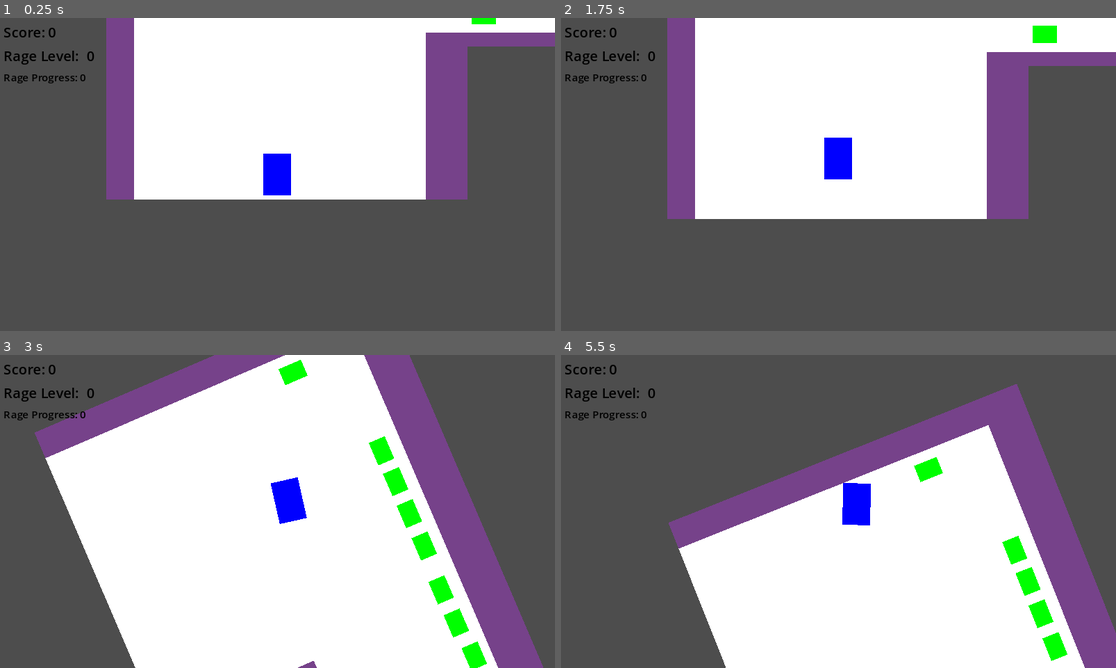
Above: before the commit, frames 1-4 (two rows, left to right).
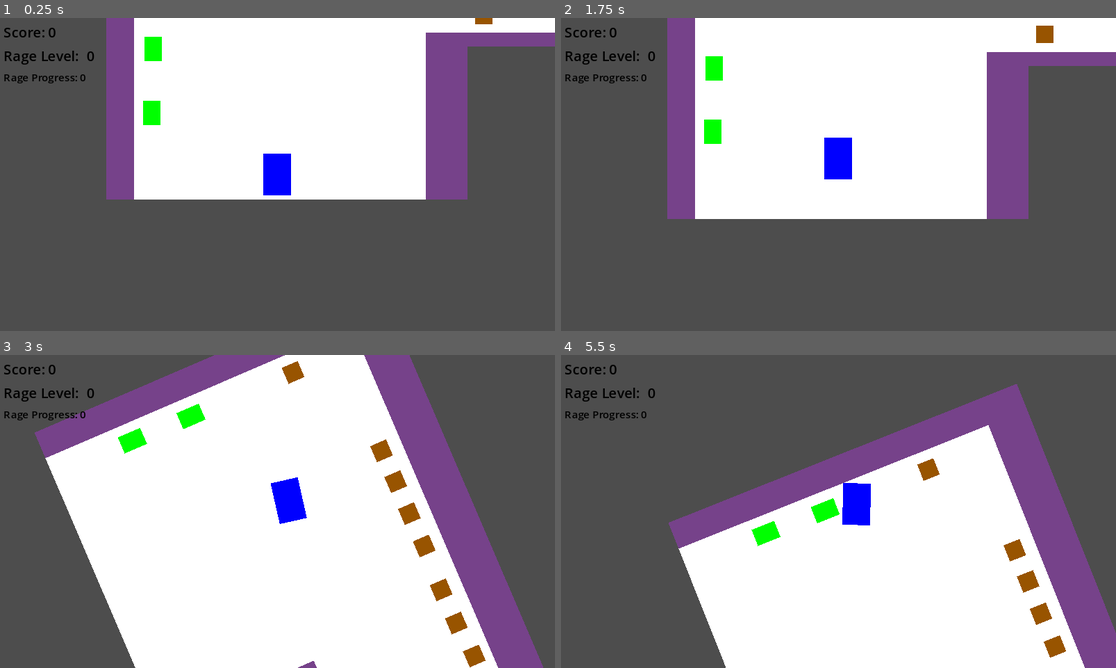
Above: after the commit, the same moments.

Repository: lukeledvina/UnleashTheBeast
Game: Godot game, scene res://Game/game.tscn
Two runs of this game, one before a commit and one after it. Both use one fixed random seed, a clock stepped at 60 frames per second and the inputs below.
Inputs:
- Up to frame 1 (0.25 s): no input
- Up to frame 2 (1.75 s): tap Enter at 0.5 s; hold Space (drift) 0.53-1.28 s; hold W (up) from 0.53 s (still down); tap Space (drift) at 1.35 s
- Up to frame 3 (3 s): release W (up) at 2.03 s; hold Space (drift) 2.03-2.78 s; hold A (left) from 2.03 s (still down); tap Space (drift) at 2.85 s
- Up to frame 4 (5.5 s): release A (left) at 3.53 s; hold S (down) 3.53-4.28 s; hold Space (drift) 3.53-4.28 s; hold D (right) 4.28-5.03 s; tap Space (drift) at 4.35 s; hold W (up) from 5.03 s (still down); hold Space (drift) from 5.03 s (still down)

The runs differ from the first frame. In frame 1, 0.6% of the frame differs, in the area x 25-90%, y 0-35%; in frame 2, 0.7%; in frame 3, 2.4%, in the area x 21-88%, y 1-100%; in frame 4, 1.7%.

Commit message:
Add combo levels to breakables

Diff:
--- a/Breakable/breakable.gd
+++ b/Breakable/breakable.gd
@@ -1,10 +1,13 @@
 extends Area2D
 
-var score_value: int = 100
+@export var score_value: int = 100
+@export var combo_value: int = 100
+@export var combo_threshold: int = 0
 
-signal broken(score_value)
+signal broken(score_value, combo_value)
 
 
 func _on_body_entered(body):
-	broken.emit(score_value)
-	self.queue_free()
+	if body.combo_level >= combo_threshold:
+		broken.emit(score_value, combo_value)
+		self.queue_free()
--- /dev/null
+++ b/Breakable/pot.tscn
@@ -0,0 +1,16 @@
+[gd_scene load_steps=4 format=3 uid="uid://cc4rd2irruhmg"]
+
+[ext_resource type="PackedScene" uid="uid://sh5ba58iyroq" path="res://Breakable/breakable.tscn" id="1_fyjme"]
+[ext_resource type="Texture2D" uid="uid://dnpc2nxse3api" path="res://white_square.png" id="2_1hejw"]
+
+[sub_resource type="RectangleShape2D" id="RectangleShape2D_vup5n"]
+
+[node name="Pot" instance=ExtResource("1_fyjme")]
+
+[node name="Sprite2D" parent="." index="1"]
+modulate = Color(0.595343, 0.32759, 2.88785e-07, 1)
+scale = Vector2(1.25, 1.25)
+texture = ExtResource("2_1hejw")
+
+[node name="CollisionShape2D" parent="." index="2"]
+shape = SubResource("RectangleShape2D_vup5n")
--- a/Breakable/stall.tscn
+++ b/Breakable/stall.tscn
@@ -1,12 +1,15 @@
-[gd_scene load_steps=4 format=3 uid="uid://cc4rd2irruhmg"]
+[gd_scene load_steps=4 format=3 uid="uid://y11icjm7dheg"]
 
 [ext_resource type="PackedScene" uid="uid://sh5ba58iyroq" path="res://Breakable/breakable.tscn" id="1_fyjme"]
 [ext_resource type="Texture2D" uid="uid://dnpc2nxse3api" path="res://white_square.png" id="2_1hejw"]
 
-[sub_resource type="RectangleShape2D" id="RectangleShape2D_vup5n"]
+[sub_resource type="RectangleShape2D" id="RectangleShape2D_i4ksn"]
 size = Vector2(20, 28)
 
 [node name="Stall" instance=ExtResource("1_fyjme")]
+score_value = 500
+combo_value = 200
+combo_threshold = 1
 
 [node name="Sprite2D" parent="." index="1"]
 modulate = Color(0, 1, 0, 1)
--- a/Game/combo_manager.gd
+++ b/Game/combo_manager.gd
@@ -12,8 +12,8 @@
 
 var combo_timeout: bool = false
 
-func increase_combo(score: int) -> void:
-	combo_progress += score
+func increase_combo(combo_value: int) -> void:
+	combo_progress += combo_value
 	if combo_progress >= combo_breakpoint:
 		combo_level = min(combo_level + 1, max_combo_level)
 		combo_progress = 0
--- a/Game/game.gd
+++ b/Game/game.gd
@@ -13,13 +13,16 @@
 		breakable.connect("broken", _on_breakable_broken)
 	combo_manager.connect("combo_timeout_signal", _on_combo_timeout)
 
-func _on_breakable_broken(score):
-	score_manager.increase_score(score)
-	combo_manager.increase_combo(score)
+func _process(_delta):
+	player.combo_level = combo_manager.combo_level
+
+func _on_breakable_broken(score_value, combo_value):
+	score_manager.increase_score(score_value)
+	combo_manager.increase_combo(combo_value)
 	ui.update_score_label(score_manager.total_score)
 	ui.update_combo_labels(combo_manager.combo_progress, combo_manager.combo_level)
-	player.change_speed(combo_manager.combo_level)
+	player.change_speed()
 
 func _on_combo_timeout():
 	ui.update_combo_labels(combo_manager.combo_progress, combo_manager.combo_level)
-	player.change_speed(combo_manager.combo_level)
+	player.change_speed()
--- a/Game/game.tscn
+++ b/Game/game.tscn
@@ -1,13 +1,14 @@
-[gd_scene load_steps=11 format=4 uid="uid://un11lho26yb0"]
+[gd_scene load_steps=12 format=4 uid="uid://un11lho26yb0"]
 
 [ext_resource type="Script" path="res://Game/game.gd" id="1_q2x0k"]
 [ext_resource type="PackedScene" uid="uid://bdspyp38526mk" path="res://Player/player.tscn" id="1_usffs"]
-[ext_resource type="PackedScene" uid="uid://cc4rd2irruhmg" path="res://Breakable/stall.tscn" id="2_b8qv0"]
+[ext_resource type="PackedScene" uid="uid://cc4rd2irruhmg" path="res://Breakable/pot.tscn" id="2_b8qv0"]
 [ext_resource type="Script" path="res://Game/ui.gd" id="2_nxfvy"]
 [ext_resource type="Texture2D" uid="uid://ksvo7yqpker5" path="res://ground-boundaries.png" id="2_tpc2b"]
 [ext_resource type="Theme" uid="uid://b8irtq06na5ky" path="res://Game/game.tres" id="3_23llm"]
 [ext_resource type="Script" path="res://Game/combo_manager.gd" id="5_21s2v"]
 [ext_resource type="Script" path="res://Game/score_manager.gd" id="6_ejamr"]
+[ext_resource type="PackedScene" uid="uid://y11icjm7dheg" path="res://Breakable/stall.tscn" id="6_kqv3q"]
 
 [sub_resource type="TileSetAtlasSource" id="TileSetAtlasSource_3xmjq"]
 texture = ExtResource("2_tpc2b")
@@ -145,6 +146,18 @@
 [node name="Stall6" parent="Level/BreakableContainer" instance=ExtResource("2_b8qv0")]
 position = Vector2(1114, -485)
 
+[node name="Stall23" parent="Level/BreakableContainer" instance=ExtResource("6_kqv3q")]
+position = Vector2(181, 300)
+
+[node name="Stall24" parent="Level/BreakableContainer" instance=ExtResource("6_kqv3q")]
+position = Vector2(182, 227)
+
+[node name="Stall25" parent="Level/BreakableContainer" instance=ExtResource("6_kqv3q")]
+position = Vector2(1139, -41)
+
+[node name="Stall26" parent="Level/BreakableContainer" instance=ExtResource("6_kqv3q")]
+position = Vector2(1141, -98)
+
 [node name="Player" parent="." instance=ExtResource("1_usffs")]
 modulate = Color(0, 0, 1, 1)
 position = Vector2(325, 371)
--- a/Player/player.gd
+++ b/Player/player.gd
@@ -9,6 +9,8 @@
 var drift_speed: float = 1.5
 var turn_speed: float = 0.75
 var friction: float = 0.001
+
+var combo_level: int = 0
 
 
 
@@ -30,7 +32,7 @@
 	move_and_slide()
 
 
-func change_speed(combo_level: int) -> void:
+func change_speed() -> void:
 	match combo_level:
 		0:
 			speed = 150
Not shown: 1 places in Breakable/stall.tscn that only renumber resources
